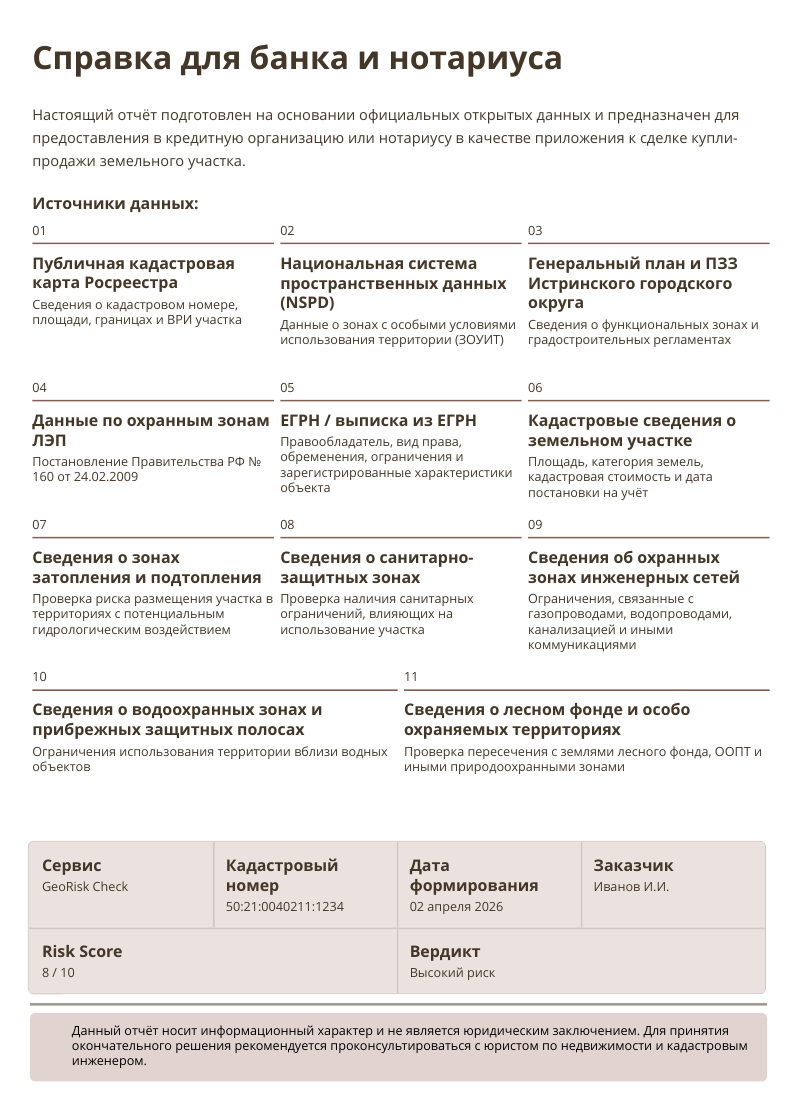
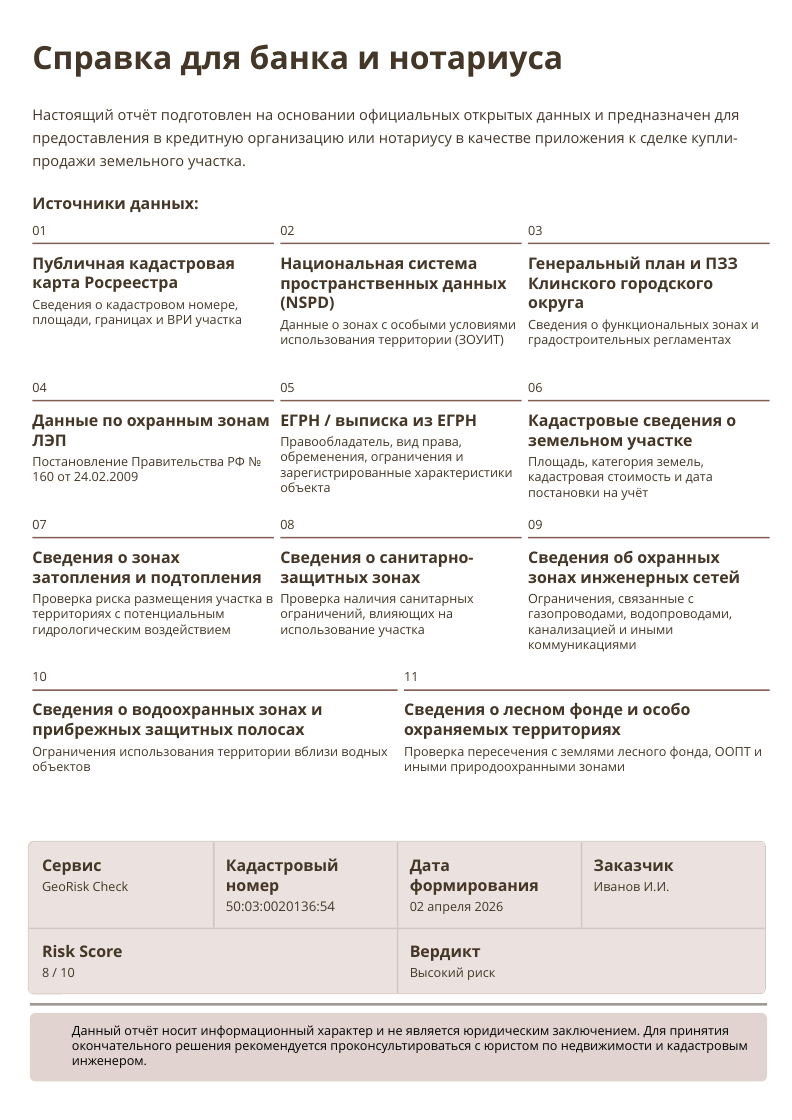
Before and after one commit to kgabba/georisk, a slide deck: slide 5 of отчет.pptx. Drawn at 792x1120 pixels with LibreOffice and Linux fonts; fonts in the diff are those of the drawing; background and template pictures are left out. Boxes give left, top, right and bottom in pixels: in the first picture for what was removed or moved away, otherwise in the second. Text is boxed around its words. In the diff, an @@ line names an element or a change of style, - is before the commit and + after.

```diff
--- a/отчет.pptx
+++ b/отчет.pptx
@@ text at <box>528,256,738,312</box>: text changed @@
-Генеральный план и ПЗЗ Истринского городского округа
+Генеральный план и ПЗЗ Клинского городского округа
@@ text at <box>226,901,335,911</box>: text changed; size 9.5 to 10 pt @@
-50:21:0040211:1234
+50:03:0020136:54
```
Also in this commit, not shown: 2 other slides changed, 1 slide added, 1 slide removed, 4 other files.
